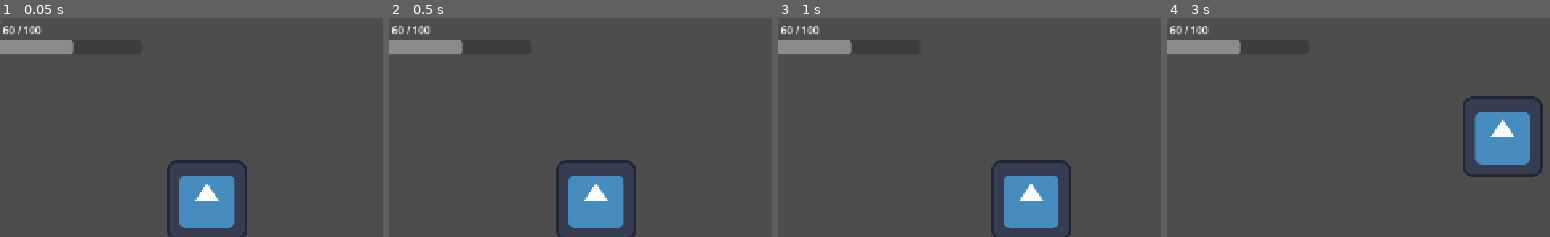
Above: before the commit, frames 1-4 (left to right).
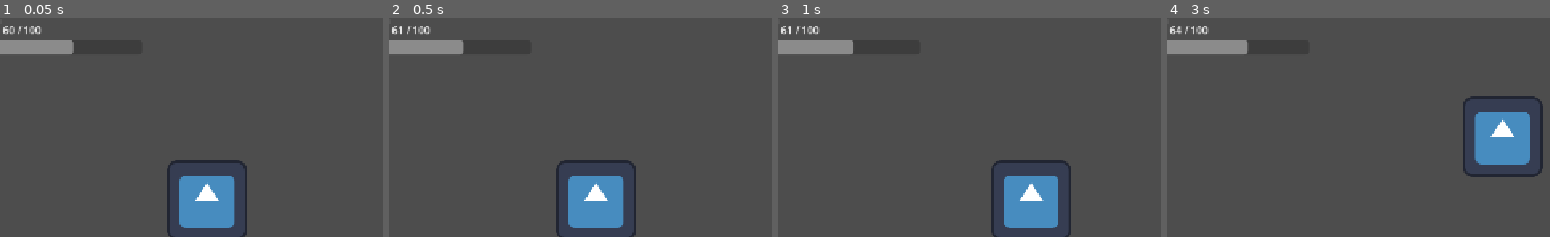
Above: after the commit, the same moments.

Repository: tubaiskol/Mavi-Donus-Hackathon-Team22
Game: Godot game, scene res://scenes/main.tscn
Same seed, same stepped clock (60 frames per second), same inputs: the game is played once before the commit and once after it. The engine's default icon, where the game draws it, is replaced by a stand-in: a white triangle on a blue panel in a dark square.
Inputs:
- Up to frame 1 (0.05 s): no input
- Up to frame 2 (0.5 s): no input
- Up to frame 3 (1 s): tap Enter at 0.5 s; hold Right (move_right) from 0.53 s (still down)
- Up to frame 4 (3 s): release Right (move_right) at 1.28 s; hold Down (move_down) 1.28-2.03 s; hold Right (move_right) 2.03-2.78 s; hold Up (move_up) from 2.78 s (still down)
The pictures show only the part of the screen within x 6-56%, y 1-51%; the shares and areas given below are measured in that part.

Frame 1 is identical in both runs. In frame 2, less than 0.1% of the frame differs, in the area x 2-20%, y 3-17%; in frame 3, less than 0.1%; in frame 4, 0.2%, in the area x 2-21%, y 3-17%.

Commit message:
Dizel emisyonu ve kirlilik nedeniyle kaybetme eklendi

Diff:
--- a/scenes/main.tscn
+++ b/scenes/main.tscn
@@ -1,10 +1,12 @@
 [gd_scene format=3 uid="uid://dkinyhihgksox"]
 
+[ext_resource type="Script" uid="uid://vj6n3l85yu0u" path="res://scripts/game.gd" id="1_jyhfs"]
 [ext_resource type="PackedScene" uid="uid://dal13eh2yd3x8" path="res://scenes/boat.tscn" id="1_o5qli"]
 [ext_resource type="Script" uid="uid://ug3bjlbeaad5" path="res://scripts/spawner.gd" id="2_0wfyh"]
 [ext_resource type="Script" uid="uid://cqjj1xadja0lq" path="res://scripts/hud.gd" id="3_sugp2"]
 
 [node name="Main" type="Node2D" unique_id=697647994]
+script = ExtResource("1_jyhfs")
 
 [node name="Label" type="Label" parent="." unique_id=1705647243]
 offset_right = 70.0
--- /dev/null
+++ b/scripts/game.gd
@@ -0,0 +1,16 @@
+extends Node2D
+
+
+func _ready() -> void:
+	get_tree().paused = false
+	GameState.reset()
+
+	GameState.game_lost.connect(_on_game_lost)
+
+	# Dizel motorun emisyon üretmesini başlat.
+	GameState.running = true
+
+
+func _on_game_lost() -> void:
+	print("Kaybettin! Kirlilik 100'e ulaştı.")
+	get_tree().paused = true
Not shown, added: scripts/game.gd.uid
